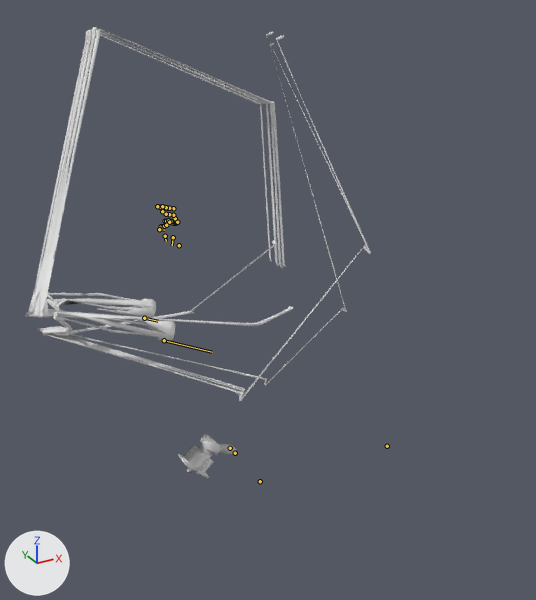
What one commit did to the FBX model Badass_Upgrade/DESIGN/GrupoA/Player/Gun/Armature/Completo.fbx.
The view is the same before and after, from a 50 mm lens placed at (-0.0889, -0.1836, 0.1444), pointed at (0.0093, -0.0051, 0.0551). Arrows for +X, +Y and +Z are at lower left; the lights stay in place. Both versions are drawn at frame 226 of the action 'Armature_001Action_001'; the numbers are the values there. The bones that bend it are drawn over the model as lines. Materials are left out; every surface is plain grey.

Names of what the first picture shows: 'Cube_005', 'Gun', 'RArm'.
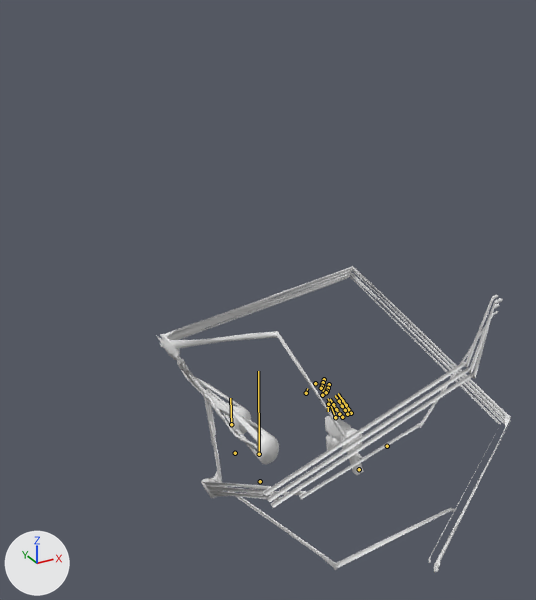
The edits, one by one:
Bone 'Bone' (bone_bone) moves from (-2.052, 4.438, -2.168) to (-0.557, 1.842, 1.007).
Bone 'Bone' (bone_bone) turns from (90, 17, 69) to (5, 7, 3) degrees about its own x, y and z.
Bone 'Bone_0' (bone_bone_0) moves from (-2.052, 4.438, -2.168) to (-0.557, 1.842, 1.007).
Bone 'Bone_0' (bone_bone_0) turns from (90, 17, 69) to (5, 7, 3) degrees about its own x, y and z.
Bone 'Bone_1' (bone_bone_1) moves from (-2.052, 4.438, -2.168) to (-0.557, 1.842, 1.007).
Bone 'Bone_1' (bone_bone_1) turns from (90, 17, 69) to (5, 7, 3) degrees about its own x, y and z.

What differs and where, as boxes (x1, y1, x2, y2) in the pictures (536 x 600 px):
'Cube_005', posed (33% wider)
    before: (26, 27, 293, 326)
    after: (156, 266, 511, 573)
'RArm', posed (9% narrower, 25% shorter)
    before: (41, 31, 371, 401)
    after: (201, 294, 502, 570)
'Gun', posed (34% narrower, 44% taller)
    before: (178, 434, 236, 478)
    after: (325, 411, 363, 475)
bone 'Bone', root to tip
    before: (230, 448) to (230, 448)
    after: (359, 469) to (359, 469)
bone 'Bone_0', root to tip
    before: (164, 340) to (212, 352)
    after: (259, 454) to (258, 371)
bone 'Bone_1', root to tip
    before: (144, 318) to (158, 321)
    after: (231, 424) to (230, 398)
